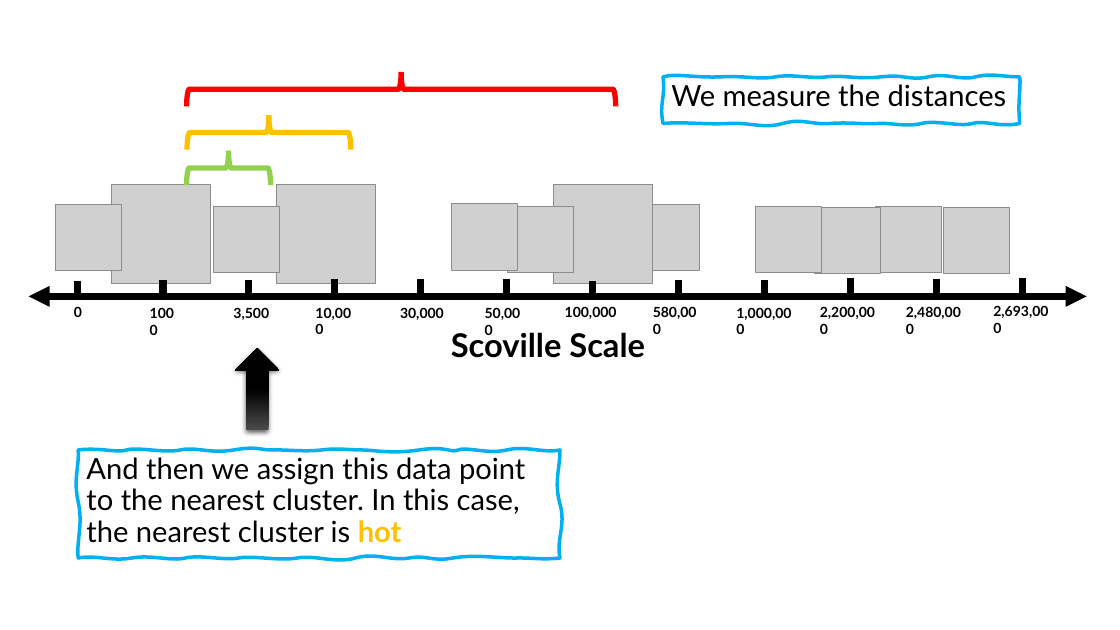
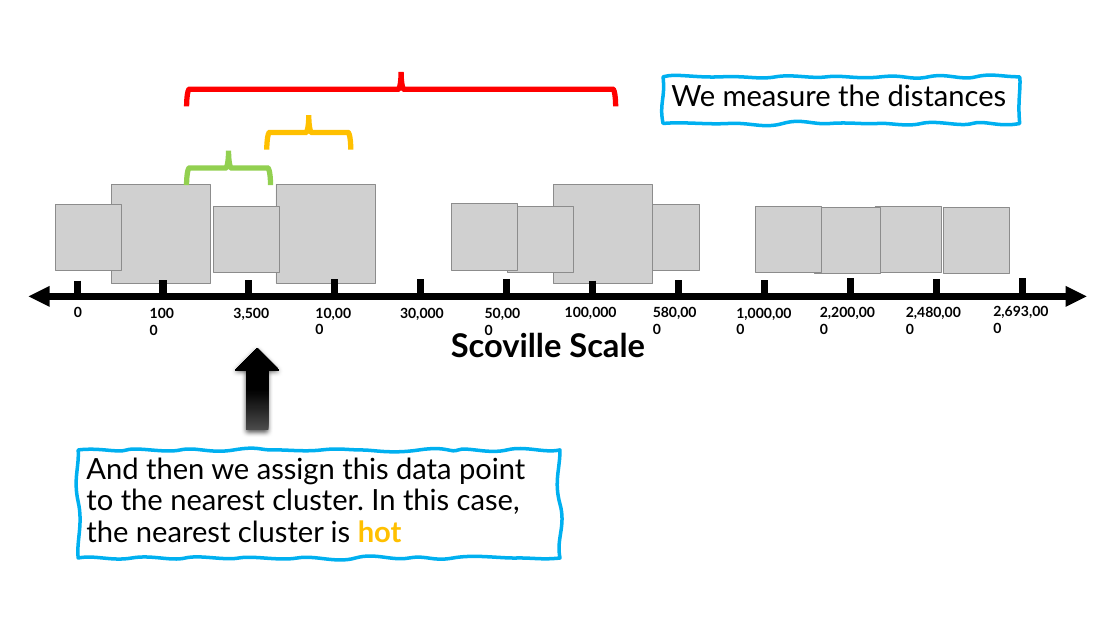
Before and after one commit to robitussin/CCADMACL, a slide deck: slide 19 of 4 - K-Means Algorithm/K-Means Clustering (new).pptx. Drawn at 1120x630 pixels with LibreOffice and Linux fonts; fonts in the diff are those of the drawing; grey boxes stand for pictures. Boxes give left, top, right and bottom in pixels: in the first picture for what was removed or moved away, otherwise in the second. Text is boxed around its words. In the diff, an @@ line names an element or a change of style, - is before the commit and + after.

```diff
--- a/4 - K-Means Algorithm/K-Means Clustering (new).pptx
+++ b/4 - K-Means Algorithm/K-Means Clustering (new).pptx
@@ right brace: place and size @@
-right brace at (187,115,351,150)
+right brace at (267,116,351,150)
```
Also in this commit, not shown: 19 other slides changed.
